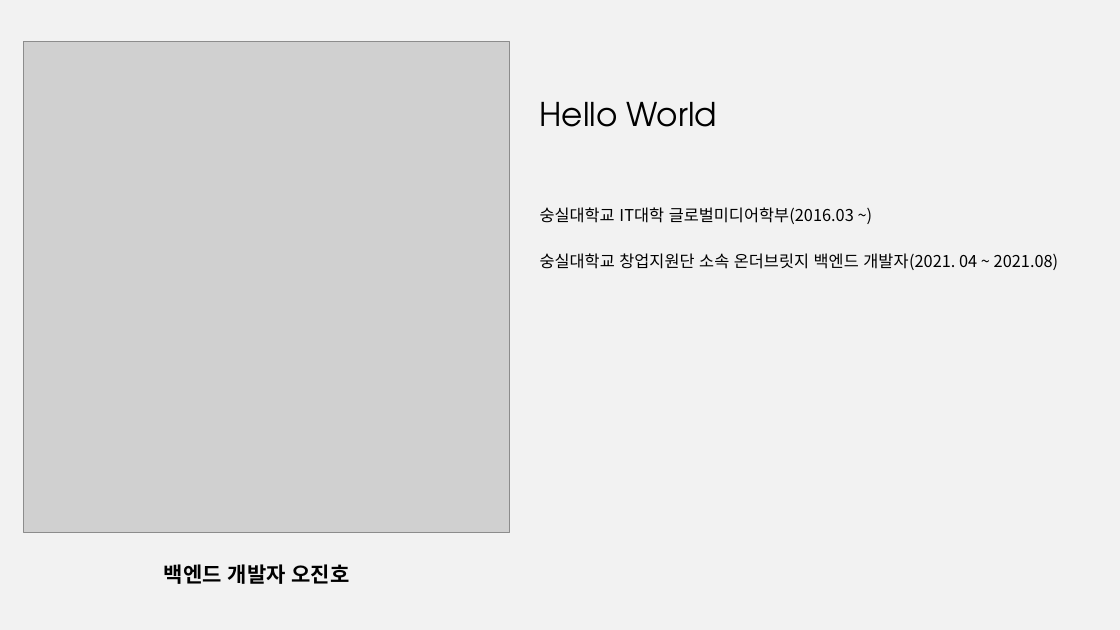
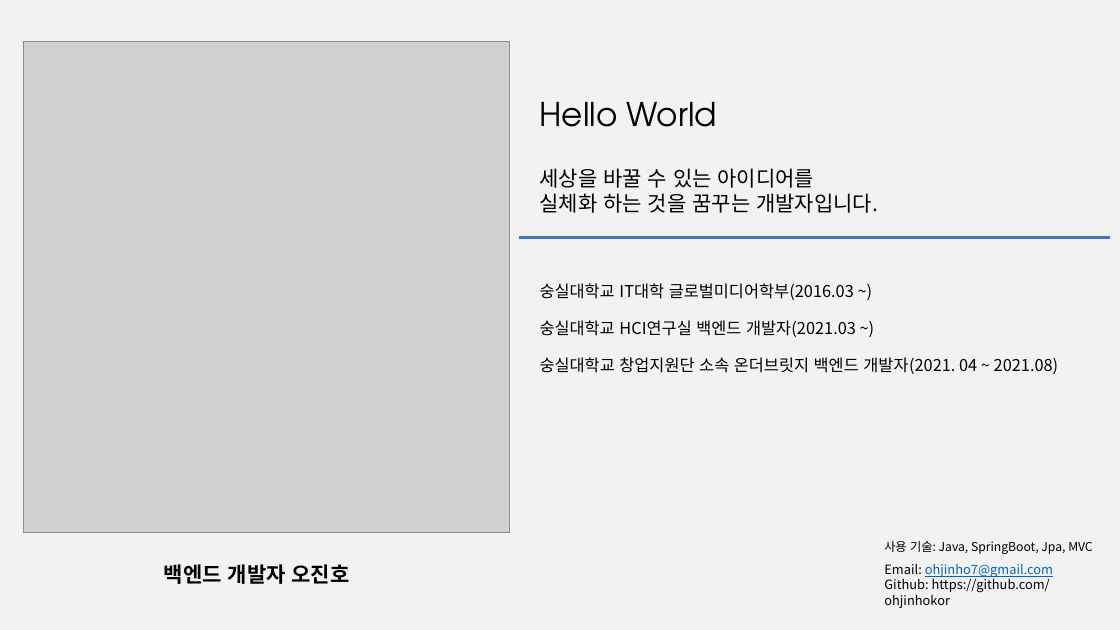
Before and after one commit to ohjinhokor/PortFolio, a slide deck: slide 1 of 오진호 포토폴리오.pptx. Drawn at 1120x630 pixels with LibreOffice and Linux fonts; fonts in the diff are those of the drawing; grey boxes stand for pictures. Boxes give left, top, right and bottom in pixels: in the first picture for what was removed or moved away, otherwise in the second. Text is boxed around its words. In the diff, an @@ line names an element or a change of style, - is before the commit and + after.

```diff
--- a/오진호 포토폴리오.pptx
+++ b/오진호 포토폴리오.pptx
@@ text added at bbox=[540, 168, 878, 213], 18 pt, text #000000 @@
+세상을 바꿀 수 있는 아이디어를
+실체화 하는 것을 꿈꾸는 개발자입니다.
@@ line added from (519, 238) to (1110, 238), #4472C4 3 pt @@
@@ text "숭실대학교 IT대학 글로벌미디어학부(2016.03 ~)": place and size @@
-text "숭실대학교 IT대학 글로벌미디어학부(2016.03 ~)" at bbox=[540, 207, 854, 224]
+text "숭실대학교 IT대학 글로벌미디어학부(2016.03 ~)" at bbox=[540, 283, 854, 300]
@@ text added at bbox=[540, 320, 856, 337], 14 pt, text #000000 @@
+숭실대학교 HCI연구실 백엔드 개발자(2021.03 ~)
@@ text "숭실대학교 창업지원단 소속 온더브릿지 백엔드 ...": place and size @@
-text "숭실대학교 창업지원단 소속 온더브릿지 백엔드 ..." at bbox=[540, 253, 1059, 270]
+text "숭실대학교 창업지원단 소속 온더브릿지 백엔드 ..." at bbox=[540, 357, 1059, 374]
@@ text added at bbox=[884, 563, 1053, 608], 11 pt, text #000000 @@
+Email: ohjinho7@gmail.com
+Github: https://github.com/ohjinhokor
@@ text added at bbox=[884, 541, 1093, 554], 10.5 pt, text #000000 @@
+사용 기술: Java, SpringBoot, Jpa, MVC
```
Also in this commit, not shown: 1 other slide changed, 3 other files.
